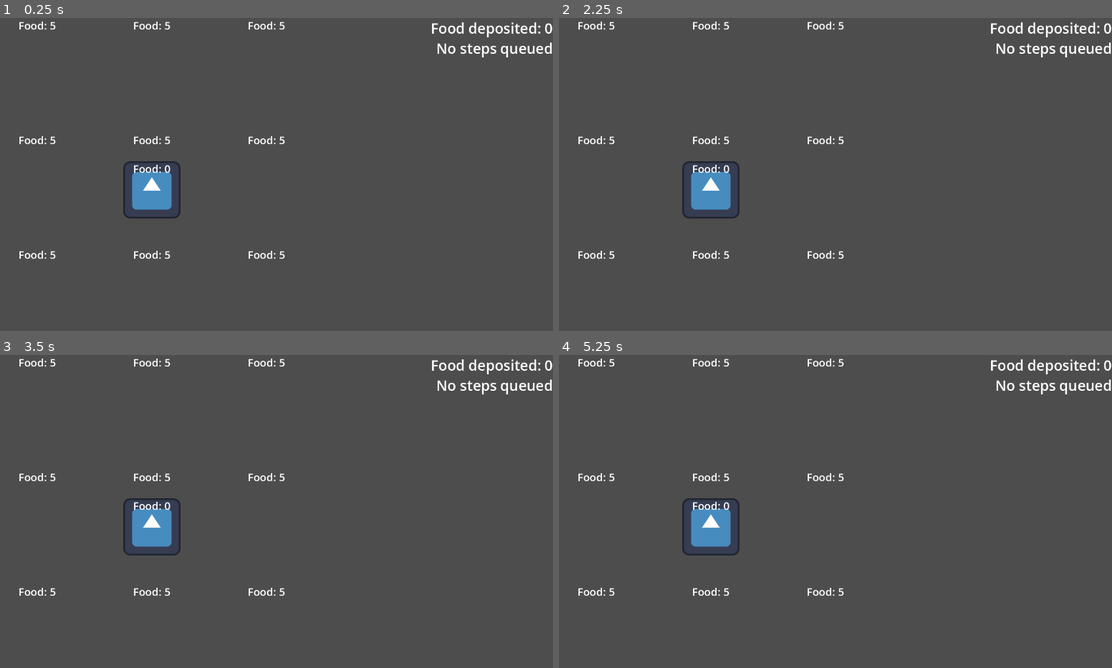
Above: before the commit, frames 1-4 (two rows, left to right).
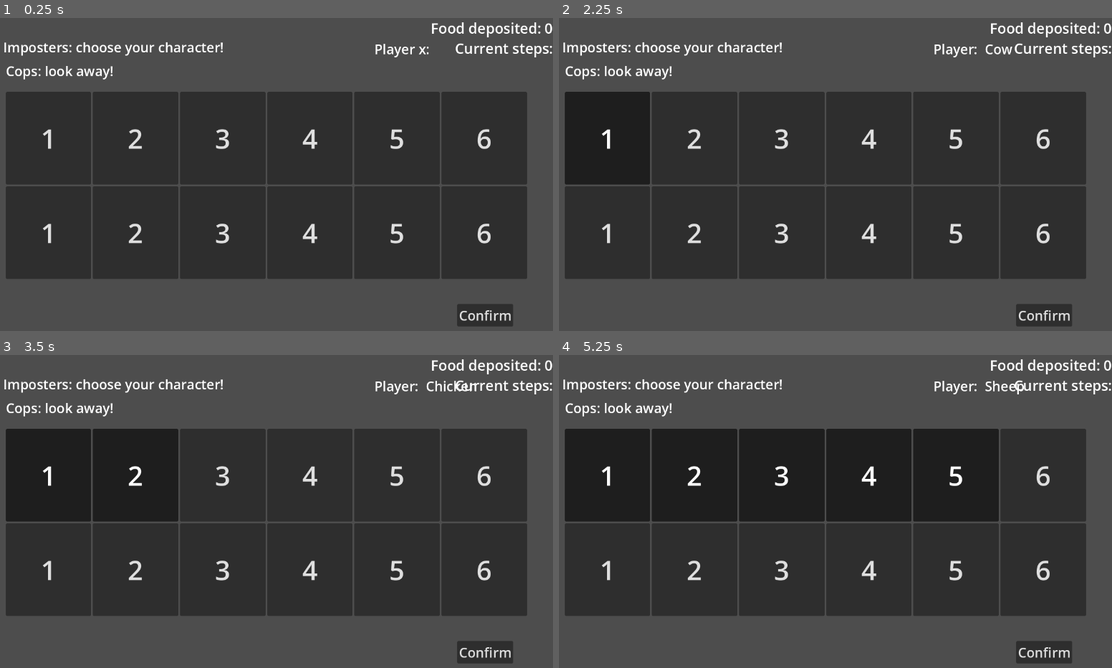
Above: after the commit, the same moments.

Repository: xandrrr/barnyard-masquerade
Game: Godot game, scene res://main.tscn
Two runs of this game, one before a commit and one after it. Both use one fixed random seed, a clock stepped at 60 frames per second and the inputs below. The engine's default icon, where the game draws it, is replaced by a stand-in: a white triangle on a blue panel in a dark square.
Inputs (mouse positions are in pixels of both pictures, inside the frame that each line leads up to):
- Up to frame 1 (0.25 s): no input
- Up to frame 2 (2.25 s): click (1045, 315) at 0.5 s, where only the run after the commit has a clickable "Confirm"; click (1045, 315) at 1.25 s, where only the run after the commit has a clickable "Confirm"; click (608, 136) at 2 s, where only the run after the commit has a clickable "1"
- Up to frame 3 (3.5 s): click (138, 473) at 2.75 s, where only the run after the commit has a clickable "2"
- Up to frame 4 (5.25 s): click (780, 473) at 3.5 s, where only the run after the commit has a clickable "3"; click (868, 473) at 4.25 s, where only the run after the commit has a clickable "4"; click (957, 473) at 5 s, where only the run after the commit has a clickable "5"

The runs differ from the first frame. In frame 1, 57% of the frame differs, in the area x 0-100%, y 1-99%; in frame 2, 57%; in frame 3, 57%; in frame 4, 57%.

Commit message:
this is err but i need to switch pc
toggling bogus

Diff:
--- a/character_select.gd
+++ b/character_select.gd
@@ -4,6 +4,8 @@
 var selected_player = null
 var player_selection: Array[String] = []
 var count = 0
+
+signal playerSelect
 
 #if player clicks character button, display animal name chosen
 #if player hits confirm button below, store player selected and make button no longer selectable as
@@ -126,5 +128,15 @@
 		player_selection.append(selected_player)
 		count += 1
 		if count == 5:
-			print(player_selection)
+			#print(player_selection)
+			print(self.visible)
+			self.visible = false
+			print(self.visible)
+			playerSelect.emit(player_selection)
+			#toggle visabilites
+			#visible = false
+
+			#print("\$'.'")
+			#et_node($/CharacterSelect).get_value()
+			#get_node(MainControl)
 			get_tree().change_scene_to_file("res://main.tscn")
--- a/main.gd
+++ b/main.gd
@@ -6,6 +6,16 @@
 var current_steps : Array = []
 
 func _ready() -> void:
+
+	var player_select = await $CharacterSelect.playerSelect
+	print(player_select)
+	var player_dictionary = {
+		player_select[0]: 1,
+		player_select[1]: 2,
+		player_select[2]: 3
+	}
+	#do things with char select
+	#{array[0]: 1, array[1]: 2, array[2]: 3, array[3]: 4}
 	$TileManager.create_map(3, 3)
 	$UnitManager.create_player_unit()
 	update_queued_move_display()
--- a/main.tscn
+++ b/main.tscn
@@ -2,6 +2,7 @@
 
 [ext_resource type="Script" uid="uid://dl1pshdi185jd" path="res://unit_manager.gd" id="1_1bvp3"]
 [ext_resource type="Script" uid="uid://bkki4vmw1adyq" path="res://main.gd" id="1_h2yge"]
+[ext_resource type="PackedScene" uid="uid://b5lhopk441v7h" path="res://character_select.tscn" id="4_1bvp3"]
 [ext_resource type="Script" uid="uid://cbqxk3r4grpp1" path="res://tile_manager.gd" id="4_lquwl"]
 
 [node name="Main" type="Node2D" unique_id=26801442]
@@ -13,6 +14,8 @@
 
 [node name="TileManager" type="Node2D" parent="." unique_id=1973299878]
 script = ExtResource("4_lquwl")
+
+[node name="CharacterSelect" parent="." unique_id=820972875 instance=ExtResource("4_1bvp3")]
 
 [node name="MainControl" type="Control" parent="." unique_id=269909978]
 layout_mode = 3
--- a/starter_menu.tscn
+++ b/starter_menu.tscn
@@ -3,6 +3,8 @@
 [ext_resource type="Script" uid="uid://b675txx841ply" path="res://starter_menu.gd" id="1_n1bph"]
 [ext_resource type="Texture2D" uid="uid://1vljnbm32rtb" path="res://sprites/image-1.png.png" id="2_qbbcb"]
 [ext_resource type="FontFile" uid="uid://cjvh0fllrue8t" path="res://fonts/Masquerade.ttf" id="2_thjnl"]
+
+[sub_resource type="Theme" id="Theme_qbbcb"]
 
 [node name="StarterMenu" type="Control" unique_id=2135858070]
 layout_mode = 3
@@ -23,16 +25,16 @@
 
 [node name="Label" type="Label" parent="." unique_id=664525992]
 layout_mode = 0
-offset_left = 722.0
-offset_top = 436.0
-offset_right = 1104.0
-offset_bottom = 577.0
+offset_left = 719.0
+offset_top = 444.0
+offset_right = 1101.0
+offset_bottom = 585.0
 theme_override_colors/font_color = Color(0.9779369, 0.97793704, 0.9779369, 1)
 theme_override_colors/font_outline_color = Color(0, 0, 0, 1)
 theme_override_fonts/font = ExtResource("2_thjnl")
-theme_override_font_sizes/font_size = 45
+theme_override_font_sizes/font_size = 42
 text = "Barnyard
-Masqerade "
+Masquerade "
 
 [node name="Button" type="Button" parent="." unique_id=1467304258]
 layout_mode = 0
@@ -40,6 +42,9 @@
 offset_top = 378.0
 offset_right = 303.0
 offset_bottom = 445.0
+theme = SubResource("Theme_qbbcb")
+theme_type_variation = &"FlatButton"
+theme_override_colors/font_hover_pressed_color = Color(1, 1, 1, 1)
 theme_override_fonts/font = ExtResource("2_thjnl")
 theme_override_font_sizes/font_size = 42
 text = "Play"
--- a/unit_manager.gd
+++ b/unit_manager.gd
@@ -5,7 +5,9 @@
 const UNIT_PATH = preload("res://unit.tscn")
 var current_player_units : Array = []
 var current_npcs : Array = []
-
+var player_select_string: Array =  []
+#make variable go into here?
+#or, assign each to a num
 var test_players = [
 	1, 2, 3, 4
 ]
@@ -22,6 +24,7 @@
 	new_unit.current_projection = tile_manager.get_tile_from_coordinates(1, 1)
 	new_unit.tile_change_requested.connect(func(x_coord, y_coord):
 		var tile = tile_manager.get_tile_from_coordinates(x_coord, y_coord)
+		print(player_select_string)
 		if tile:
 			new_unit.get_node("ExplorationSprite").global_position = tile.position
 			new_unit.current_exploration = tile
